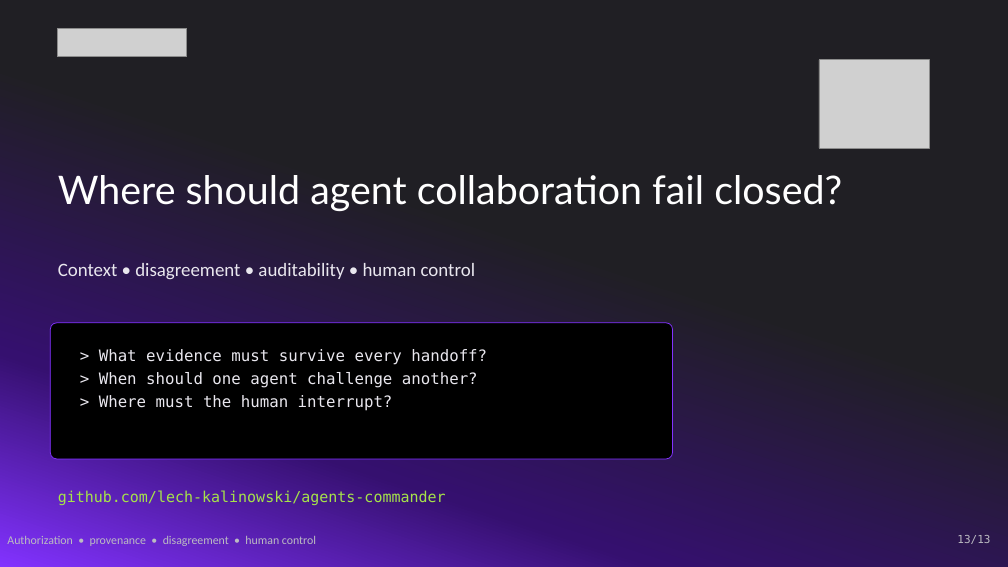
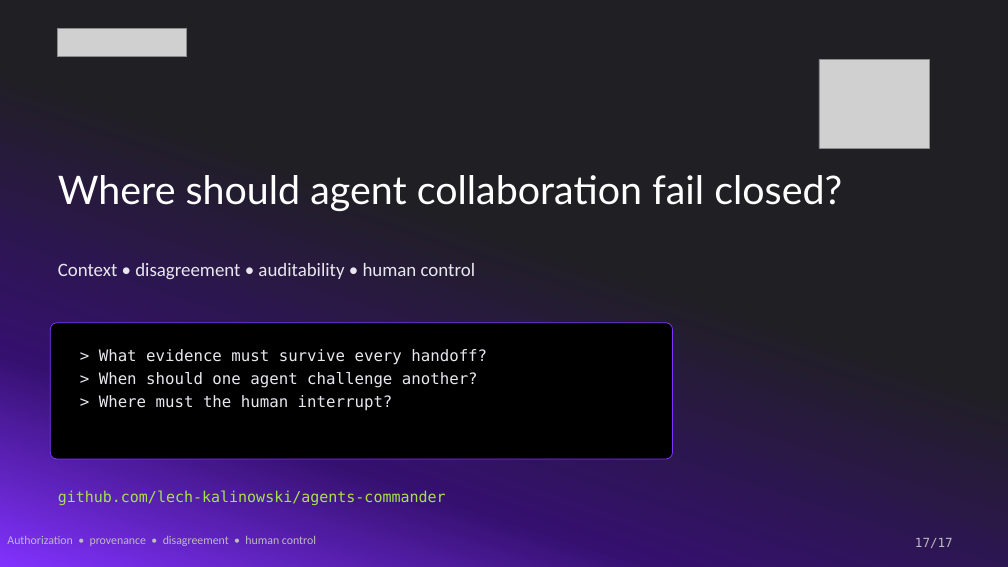
Before and after one commit to lech-kalinowski/agents-commander, a slide deck: slide 17 of presentation/Agents_Commander_Protocol.pptx (slide 13 before the commit). Drawn at 1008x567 pixels with LibreOffice and Linux fonts; fonts in the diff are those of the drawing; grey boxes stand for pictures. Boxes give left, top, right and bottom in pixels: in the first picture for what was removed or moved away, otherwise in the second. Text is boxed around its words. In the diff, an @@ line names an element or a change of style, - is before the commit and + after.

```diff
--- a/presentation/Agents_Commander_Protocol.pptx
+++ b/presentation/Agents_Commander_Protocol.pptx
@@ text "17/17" at [915,538,953,548]: vertical alignment top to middle @@
@@ text at [915,538,953,548]: text changed; size 10.5 to 12 pt @@
-13/13
+17/17
```
Also in this commit, not shown: 1 other slide changed, 15 slides added, 11 slides removed, 1 other file.
